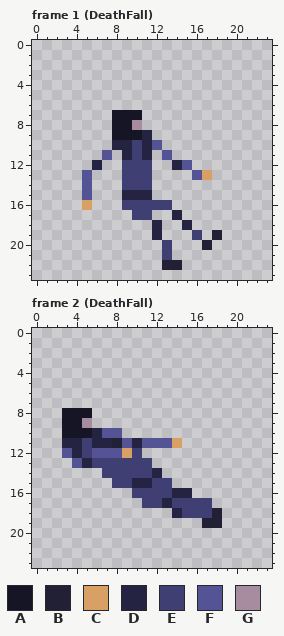
One commit to this pixel-art file: art/ase/guardFists.aseprite. The picture above was drawn from the file before the commit.
24x24 pixels, 21 frames. Shown: frame 1 (DeathFall), frame 2 (DeathFall). The commit also changed other frames, which this record leaves out.
Palette (. is transparent): A #151526  B #222034  C #d9a066  D #242442  E #3f3f74  F #535396  G #a78b9f
Pixels before, frame 1 (DeathFall), first column x 5:
 7 ...AAA........
 8 ...AAG........
 9 ...AAAD.......
10 ...DDEDF......
11 ..F.DED.F.....
12 .D..EEE..DF...
13 F...EEE....FC.
14 F...EEE.......
15 F...DDD.......
16 C...EEEEE.....
17 .....EE..D....
18 .......D..D...
19 .......D...E.B
20 ........E...B.
21 ........E.....
22 ........BB....
Pixels before, frame 2 (DeathFall), first column x 3:
 8 AAA.............
 9 AAG.............
10 AAADFF..........
11 DDEDDBFDFFFC....
12 FDEFFFCE........
13 .FDEEEEEE.......
14 ....EEEEED......
15 .....EEDDEE.....
16 .......EEEEDD...
17 ........EEDEEEE.
18 ...........DEEEB
19 ..............BB
Now the later version:
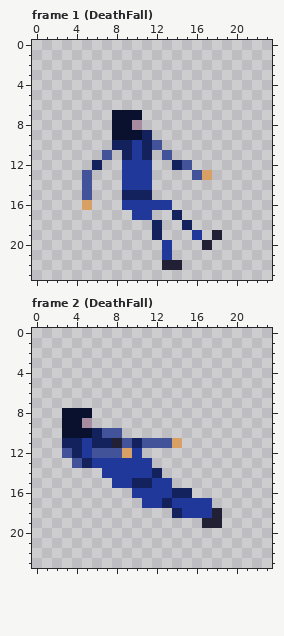
The edit:
colour A: #151526 -> #0a112e
colour D: #242442 -> #13225c
colour E: #3f3f74 -> #203899
colour F: #535396 -> #425399
